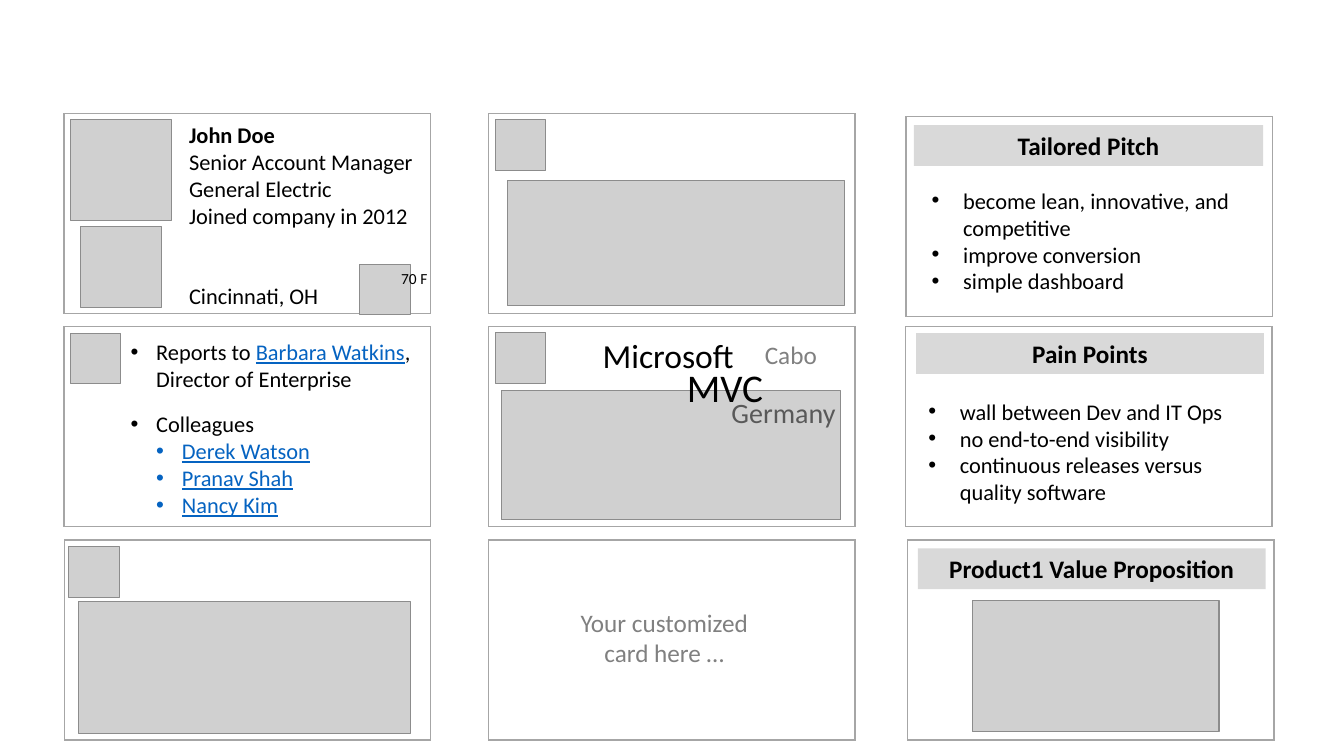
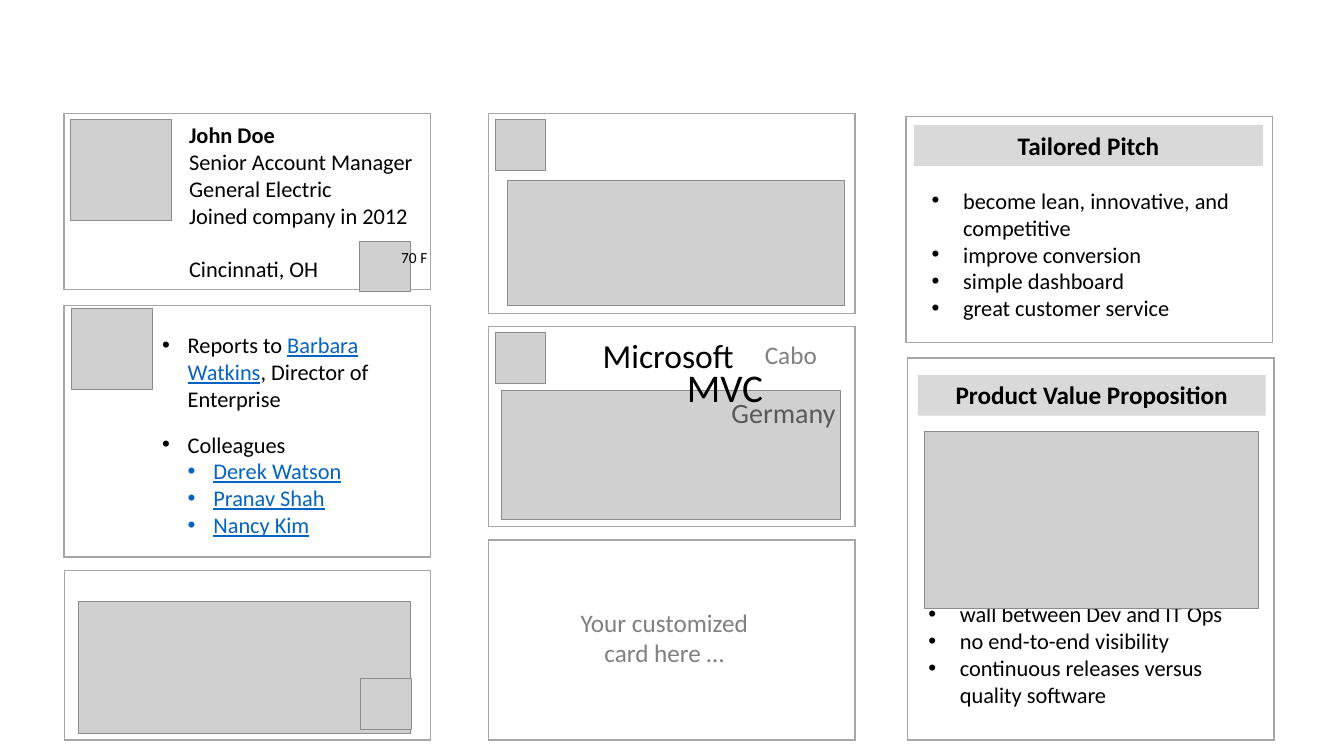
Before and after one commit to des3/now, a slide deck: slide 2 of data/mockups.pptx. Drawn at 1344x756 pixels with LibreOffice and Linux fonts; fonts in the diff are those of the drawing; grey boxes stand for pictures. Boxes give left, top, right and bottom in pixels: in the first picture for what was removed or moved away, otherwise in the second. Text is boxed around its words. In the diff, an @@ line names an element or a change of style, - is before the commit and + after.

```diff
--- a/data/mockups.pptx
+++ b/data/mockups.pptx
@@ rectangle resized from (x1=64, y1=114, x2=430, y2=314) to (x1=64, y1=114, x2=430, y2=289) @@
@@ text "John Doe" rewrapped from (x1=189, y1=127, x2=412, y2=307) to (x1=189, y1=127, x2=412, y2=280) @@
@@ rectangle resized from (x1=906, y1=117, x2=1272, y2=317) to (x1=906, y1=117, x2=1272, y2=343) @@
@@ picture moved from (x1=360, y1=264, x2=410, y2=315) to (x1=360, y1=241, x2=410, y2=291) @@
@@ text "70 F" moved from (x1=401, y1=271, x2=427, y2=289) to (x1=401, y1=249, x2=427, y2=267) @@
@@ rectangle resized from (x1=64, y1=327, x2=430, y2=526) to (x1=64, y1=306, x2=430, y2=558) @@
@@ picture moved from (x1=81, y1=227, x2=161, y2=308) to (x1=72, y1=309, x2=152, y2=389) @@
@@ text "Reports to Barbara Watkins, Director ..." rewrapped from (x1=156, y1=344, x2=411, y2=517) to (x1=188, y1=337, x2=369, y2=537) @@
@@ rectangle removed at (x1=906, y1=327, x2=1272, y2=526) @@
@@ text at (x1=963, y1=300, x2=1170, y2=320): paragraph added @@
+• great customer service
@@ picture removed at (x1=71, y1=334, x2=121, y2=384) @@
@@ fill #FFFFFF to none in 3 elements at (x1=64, y1=306, x2=430, y2=558), (x1=65, y1=571, x2=431, y2=740), (x1=907, y1=358, x2=1273, y2=740) @@
@@ rectangle resized from (x1=907, y1=540, x2=1273, y2=740) to (x1=907, y1=358, x2=1273, y2=740) @@
@@ rectangle removed at (x1=917, y1=334, x2=1264, y2=374) @@
-Pain Points
@@ rectangle "Product Value Proposition" moved from (x1=919, y1=548, x2=1266, y2=589) to (x1=919, y1=375, x2=1266, y2=415) @@
@@ text in rectangle at (x1=956, y1=386, x2=1228, y2=408): text changed @@
-Product1 Value Proposition
+Product Value Proposition
@@ picture resized from (x1=972, y1=601, x2=1219, y2=732) to (x1=926, y1=432, x2=1259, y2=609) @@
@@ rectangle resized from (x1=65, y1=540, x2=431, y2=740) to (x1=65, y1=571, x2=431, y2=740) @@
@@ text "wall between Dev and IT ..." rewrapped from (x1=960, y1=404, x2=1222, y2=504) to (x1=960, y1=603, x2=1222, y2=707) @@
@@ picture moved from (x1=69, y1=546, x2=119, y2=597) to (x1=361, y1=680, x2=411, y2=730) @@
```
Also in this commit, not shown: 3 other files.
